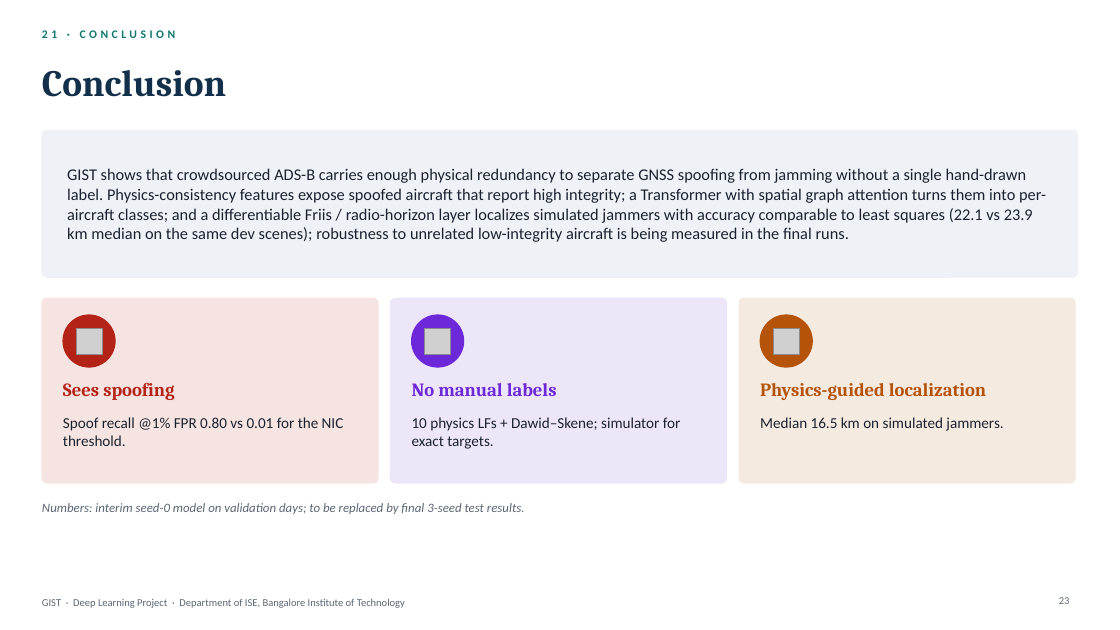
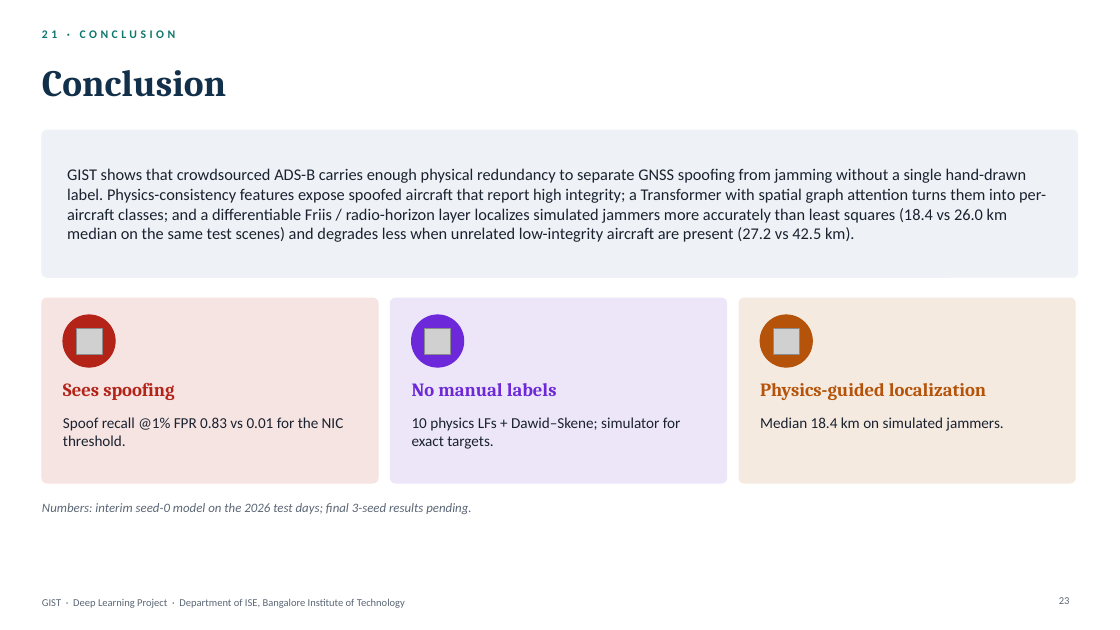
Before and after one commit to mevichitra/gist-gnss-interference, a slide deck: slide 23 of presentation/GIST_DL_Project.pptx. Drawn at 1120x630 pixels with LibreOffice and Linux fonts; fonts in the diff are those of the drawing; grey boxes stand for pictures. Boxes give left, top, right and bottom in pixels: in the first picture for what was removed or moved away, otherwise in the second. Text is boxed around its words. In the diff, an @@ line names an element or a change of style, - is before the commit and + after.

```diff
--- a/presentation/GIST_DL_Project.pptx
+++ b/presentation/GIST_DL_Project.pptx
@@ text at box(67, 168, 1046, 242): text changed @@
-GIST shows that crowdsourced ADS-B carries enough physical redundancy to separate GNSS spoofing from jamming without a single hand-drawn label. Physics-consistency features expose spoofed aircraft that report high integrity; a Transformer with spatial graph attention turns them into per-aircraft classes; and a differentiable Friis / radio-horizon layer localizes simulated jammers with accuracy comparable to least squares (22.1 vs 23.9 km median on the same dev scenes); robustness to unrelated low-integrity aircraft is being measured in the final runs.
+GIST shows that crowdsourced ADS-B carries enough physical redundancy to separate GNSS spoofing from jamming without a single hand-drawn label. Physics-consistency features expose spoofed aircraft that report high integrity; a Transformer with spatial graph attention turns them into per-aircraft classes; and a differentiable Friis / radio-horizon layer localizes simulated jammers more accurately than least squares (18.4 vs 26.0 km median on the same test scenes) and degrades less when unrelated low-integrity aircraft are present (27.2 vs 42.5 km).
@@ text at box(63, 417, 344, 446): text changed @@
-Spoof recall @1% FPR 0.80 vs 0.01 for the NIC threshold.
+Spoof recall @1% FPR 0.83 vs 0.01 for the NIC threshold.
@@ text at box(760, 417, 1003, 431): text changed @@
-Median 16.5 km on simulated jammers.
+Median 18.4 km on simulated jammers.
@@ text at box(42, 503, 471, 514): text changed @@
-Numbers: interim seed-0 model on validation days; to be replaced by final 3-seed test results.
+Numbers: interim seed-0 model on the 2026 test days; final 3-seed results pending.
```
Also in this commit, not shown: 6 other slides changed, 8 other files.
